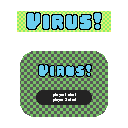
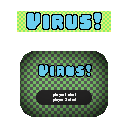
Layer changes from the first 128 × 128 image to the second:
added layer "Layer 7" above "Layer 3" over [20, 51, 108, 117]
